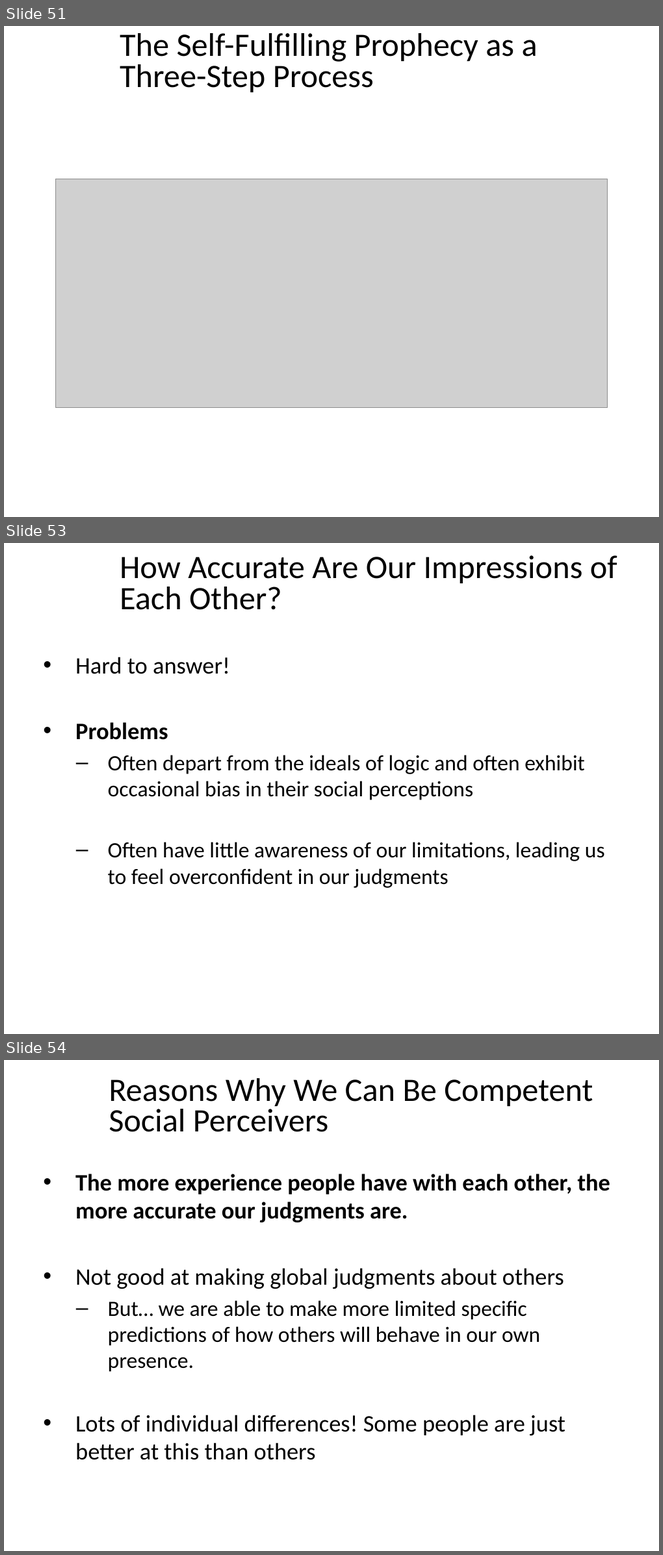
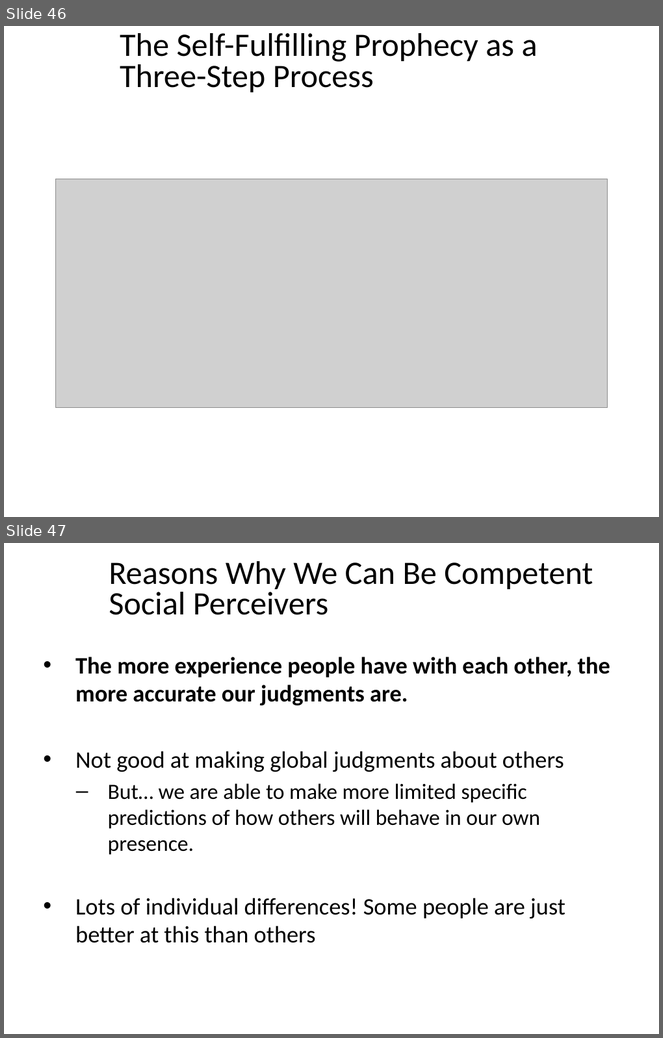
Before and after one commit to npm27/Teaching-Materials, a slide deck: Social Psych/Slides/5 Percieving Persons.pptx. Shown one above the other, each under a label of ours: slides 51, 53 and 54 before the commit, slides 46 and 47 after it; the slides between them are not shown. The pictures are 663x1555 and 663x1038 pixels, drawn with LibreOffice and Linux fonts; fonts in the diff are those of the drawing; grey boxes stand for pictures. Boxes give left, top, right and bottom in pixels: in the first picture for what was removed or moved away, otherwise in the second. Text is boxed around its words. In the diff, an @@ line names an element or a change of style, - is before the commit and + after.

```diff
--- a/Social Psych/Slides/5 Percieving Persons.pptx
+++ b/Social Psych/Slides/5 Percieving Persons.pptx
@@ slide 53 removed at [4,543,659,1034], background #FFFFFF @@
@@ title removed at [120,555,618,610] @@
-How Accurate Are Our Impressions of Each Other?
@@ text removed at [76,657,605,888] @@
-• Hard to answer!
-• Problems
-  – Often depart from the ideals of logic and often exhibit occasional bias in their social perceptions
-  – Often have little awareness of our limitations, leading us to feel overconfident in our judgments
@@ what was slide 51 is now slide 46 @@
@@ what was slide 54 is now slide 47 @@
```
Also in this commit, not shown: 10 slides changed, 1 slide added, 7 other slides removed, 1 other file.
